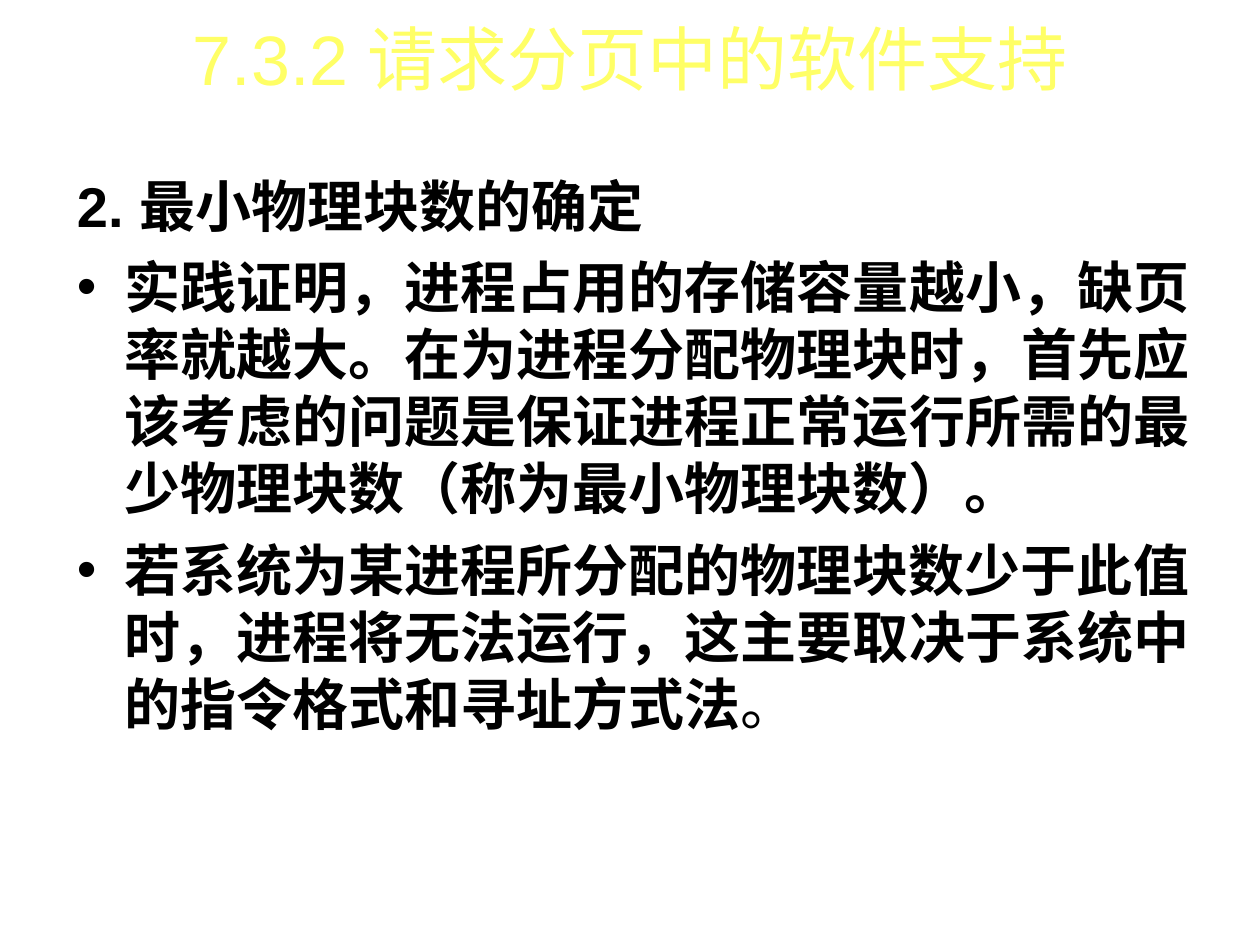
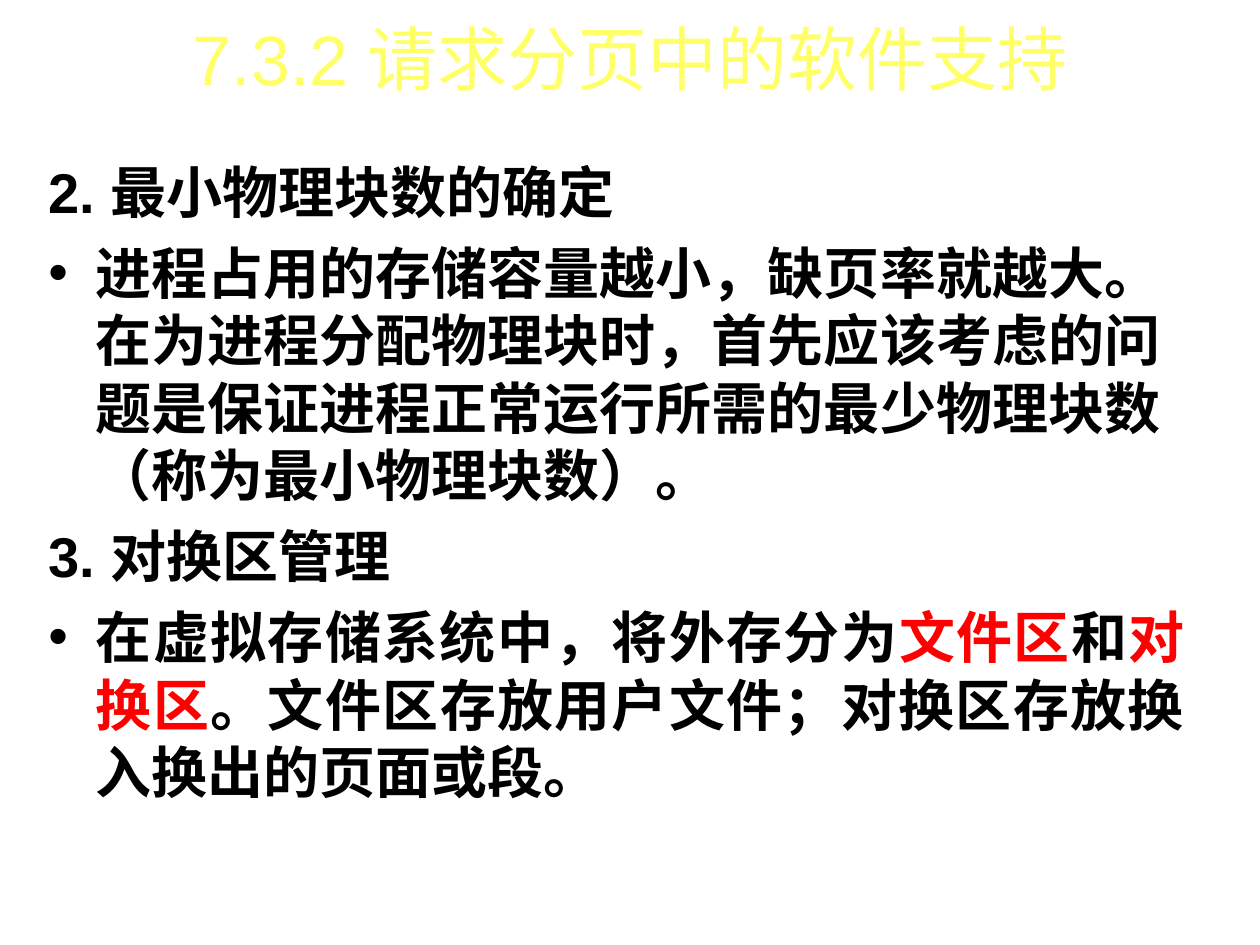
Before and after one commit to FourierAI/Operating-system, a slide deck: slide 19 of 操作系统-第7章.ppt (slide 23 before the commit). Drawn at 1260x945 pixels with LibreOffice and Linux fonts; fonts in the diff are those of the drawing; background and template pictures are left out. Boxes give left, top, right and bottom in pixels: in the first picture for what was removed or moved away, otherwise in the second. Text is boxed around its words. In the diff, an @@ line names an element or a change of style, - is before the commit and + after.

```diff
--- a/操作系统-第7章.ppt
+++ b/操作系统-第7章.ppt
@@ text "2. 最小物理块数的确定": place and size @@
-text "2. 最小物理块数的确定" at bbox=[77, 179, 1189, 730]
+text "2. 最小物理块数的确定" at bbox=[48, 165, 1185, 799]
@@ text at bbox=[48, 246, 1185, 799]: text changed @@
-• 实践证明，进程占用的存储容量越小，缺页率就越大。在为进程分配物理块时，首先应该考虑的问题是保证进程正常运行所需的最少物理块数（称为最小物理块数）。
-• 若系统为某进程所分配的物理块数少于此值时，进程将无法运行，这主要取决于系统中的指令格式和寻址方式法。
+• 进程占用的存储容量越小，缺页率就越大。在为进程分配物理块时，首先应该考虑的问题是保证进程正常运行所需的最少物理块数（称为最小物理块数）。
+3. 对换区管理
+• 在虚拟存储系统中，将外存分为文件区和对换区。文件区存放用户文件；对换区存放换入换出的页面或段。
```
Also in this commit, not shown: 24 other slides changed, 7 slides added, 27 slides removed, 4 other files.
